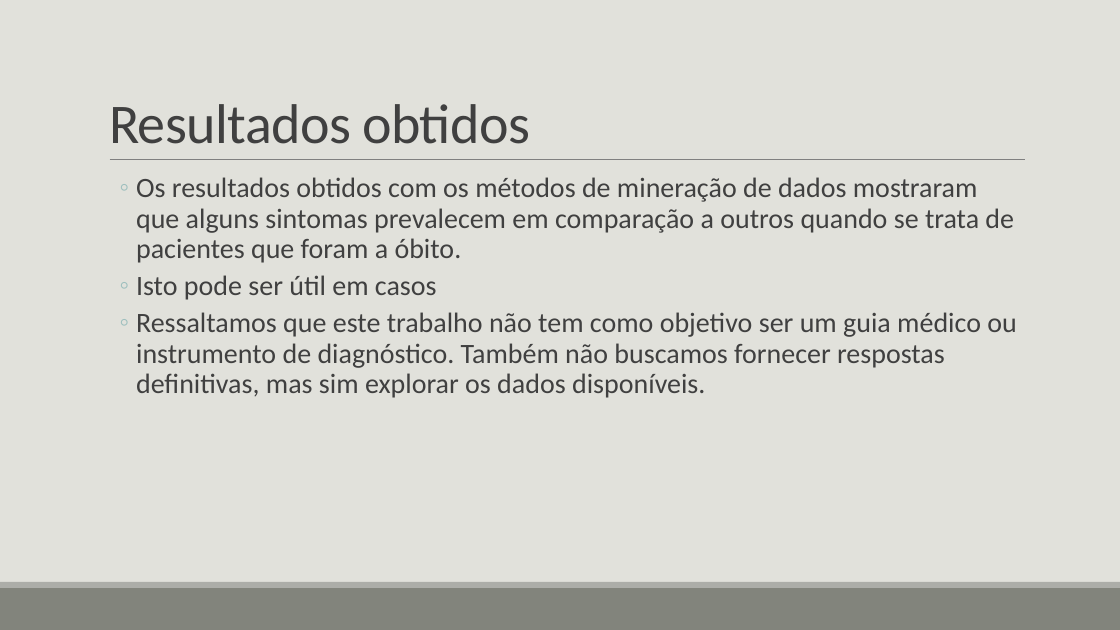
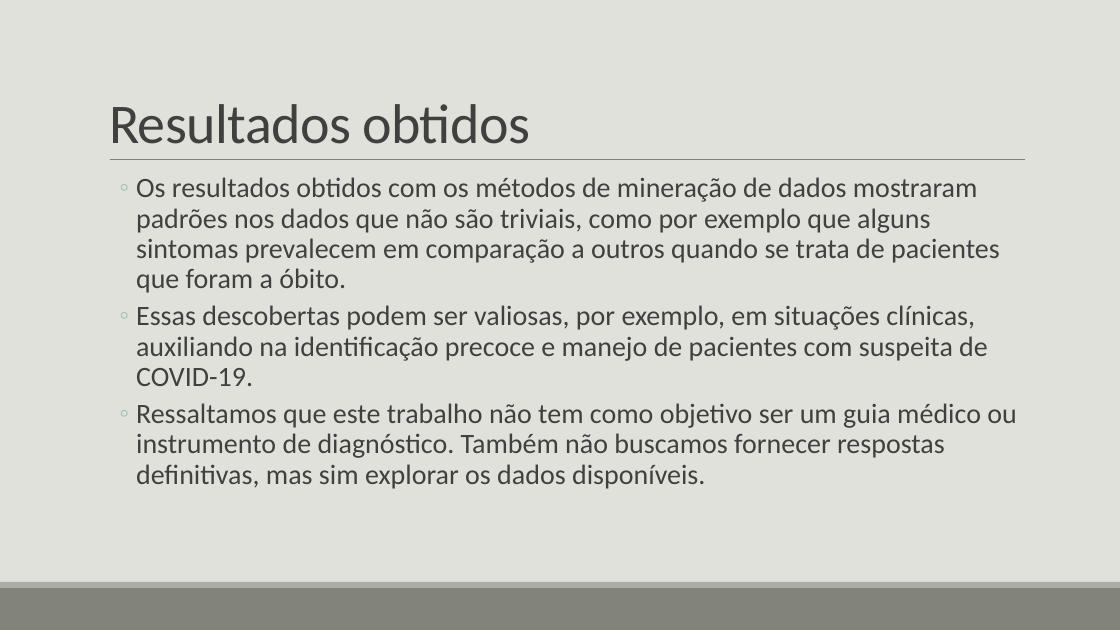
Before and after one commit to gvheisler/KDD-COVID-19, a slide deck: slide 24 of presentation/presentation.pptx. Drawn at 1120x630 pixels with LibreOffice and Linux fonts; fonts in the diff are those of the drawing. Boxes give left, top, right and bottom in pixels: in the first picture for what was removed or moved away, otherwise in the second. Text is boxed around its words. In the diff, an @@ line names an element or a change of style, - is before the commit and + after.

```diff
--- a/presentation/presentation.pptx
+++ b/presentation/presentation.pptx
@@ text at [136, 177, 1000, 386]: text changed @@
-  ◦ Os resultados obtidos com os métodos de mineração de dados mostraram que alguns sintomas prevalecem em comparação a outros quando se trata de pacientes que foram a óbito.
-  ◦ Isto pode ser útil em casos
+  ◦ Os resultados obtidos com os métodos de mineração de dados mostraram padrões nos dados que não são triviais, como por exemplo que alguns sintomas prevalecem em comparação a outros quando se trata de pacientes que foram a óbito.
+  ◦ Essas descobertas podem ser valiosas, por exemplo, em situações clínicas, auxiliando na identificação precoce e manejo de pacientes com suspeita de COVID-19.
```
Also in this commit, not shown: 3 other slides changed, 1 other file.
